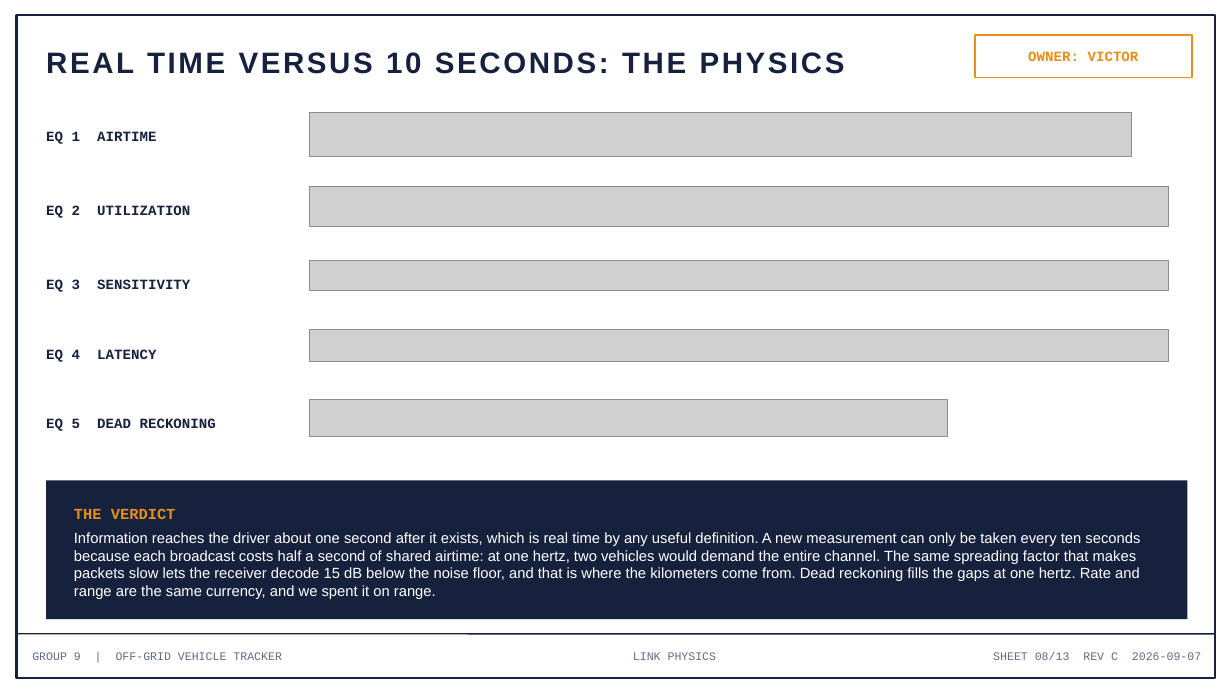
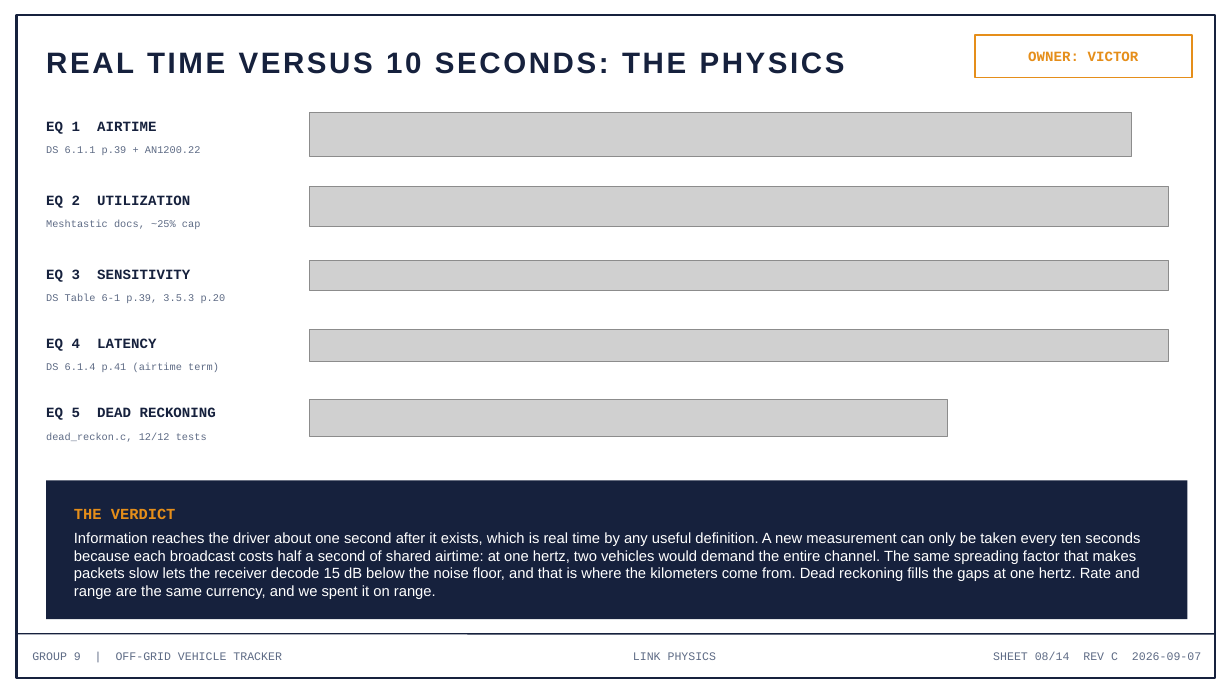
Before and after one commit to deosgracius/offgrid-vehicle-tracker, a slide deck: slide 8 of docs/presentations/Group9_Presentation3_Week3.pptx. Drawn at 1232x693 pixels with LibreOffice and Linux fonts; fonts in the diff are those of the drawing; grey boxes stand for pictures. Boxes give left, top, right and bottom in pixels: in the first picture for what was removed or moved away, otherwise in the second. Text is boxed around its words. In the diff, an @@ line names an element or a change of style, - is before the commit and + after.

```diff
--- a/docs/presentations/Group9_Presentation3_Week3.pptx
+++ b/docs/presentations/Group9_Presentation3_Week3.pptx
@@ text "EQ 1 AIRTIME": place and size @@
-text "EQ 1 AIRTIME" at (46,131,156,144)
+text "EQ 1 AIRTIME" at (46,121,156,134)
@@ text added at (46,146,201,155), 8 pt, text #5E6B85 @@
+DS 6.1.1 p.39 + AN1200.22
@@ text "EQ 2 UTILIZATION": place and size @@
-text "EQ 2 UTILIZATION" at (46,205,190,218)
+text "EQ 2 UTILIZATION" at (46,195,190,208)
@@ text added at (46,220,200,229), 8 pt, text #5E6B85 @@
+Meshtastic docs, ~25% cap
@@ text "EQ 3 SENSITIVITY": place and size @@
-text "EQ 3 SENSITIVITY" at (46,279,190,292)
+text "EQ 3 SENSITIVITY" at (46,269,190,282)
@@ text added at (46,294,226,303), 8 pt, text #5E6B85 @@
+DS Table 6-1 p.39, 3.5.3 p.20
@@ text "EQ 4 LATENCY": place and size @@
-text "EQ 4 LATENCY" at (46,349,156,362)
+text "EQ 4 LATENCY" at (46,338,156,351)
@@ text added at (46,363,219,372), 8 pt, text #5E6B85 @@
+DS 6.1.4 p.41 (airtime term)
@@ text "EQ 5 DEAD RECKONING": place and size @@
-text "EQ 5 DEAD RECKONING" at (46,418,216,431)
+text "EQ 5 DEAD RECKONING" at (46,407,216,420)
@@ text added at (46,433,207,442), 8 pt, text #5E6B85 @@
+dead_reckon.c, 12/12 tests
@@ text at (993,652,1201,660): text changed @@
-SHEET 08/13 REV C 2026-09-07
+SHEET 08/14 REV C 2026-09-07
```
Also in this commit, not shown: 12 other slides changed, 1 slide added, 2 other files.
